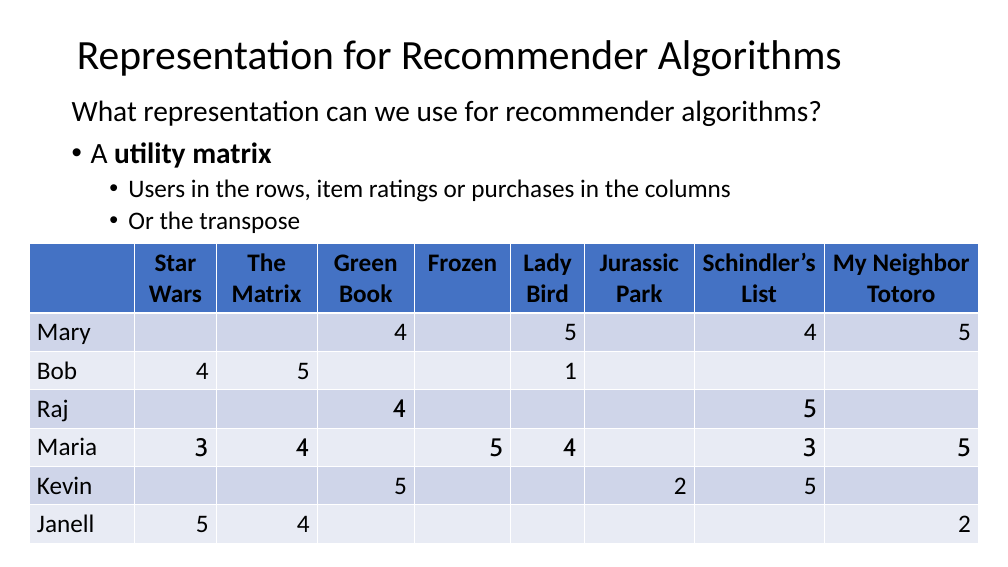
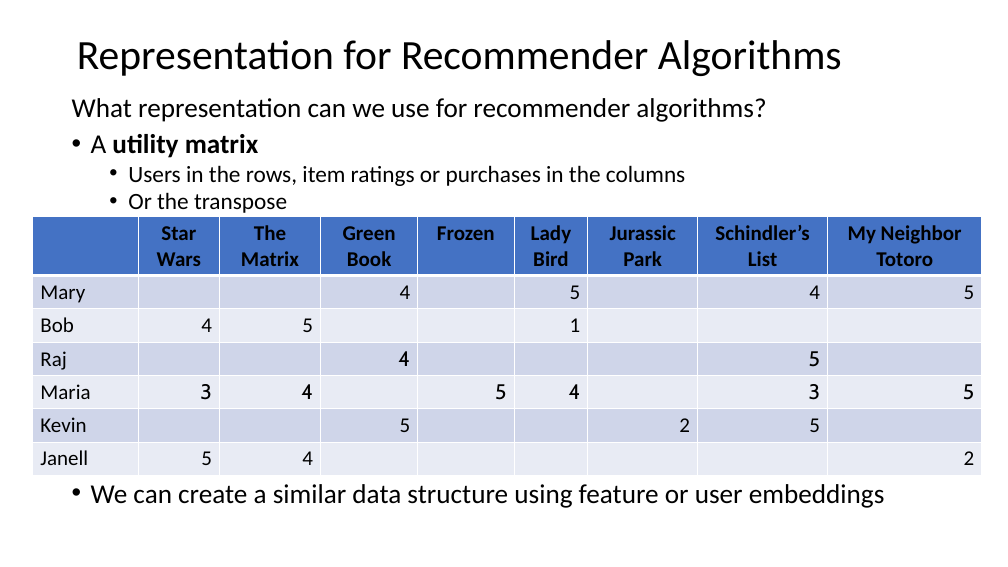
Before and after one commit to harelgabainew/school1, a slide deck: slide 28 of slides/8_RecommenderSystems.pptx (slide 23 before the commit). Drawn at 1008x567 pixels with LibreOffice and Linux fonts; fonts in the diff are those of the drawing. Boxes give left, top, right and bottom in pixels: in the first picture for what was removed or moved away, otherwise in the second. Text is boxed around its words. In the diff, an @@ line names an element or a change of style, - is before the commit and + after.

```diff
--- a/slides/8_RecommenderSystems.pptx
+++ b/slides/8_RecommenderSystems.pptx
@@ text at (x1=72, y1=98, x2=766, y2=213): size 28 to 25.9 pt in "What representation can we use for recommender ...", "A utility matrix"; size 24 to 22.2 pt in "Users in the rows, item ratings or ...", "Or the transpose"; line spacing 0.9 to 0.8 @@
@@ table at (x1=33, y1=216, x2=982, y2=471) @@
@@ size 24 to 20 pt @@
@@ table resized from (x1=29, y1=244, x2=979, y2=539) to (x1=33, y1=216, x2=982, y2=471) @@
@@ text at (x1=91, y1=484, x2=885, y2=508): paragraph added @@
+• We can create a similar data structure using feature or user embeddings
```
Also in this commit, not shown: 43 other slides changed, 8 slides added.
